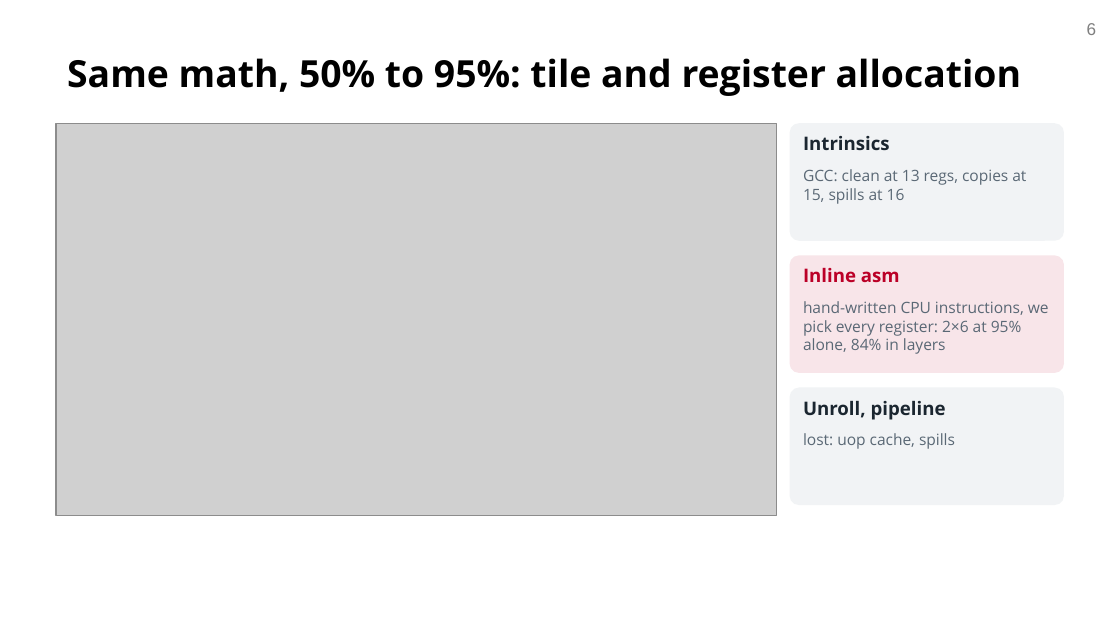
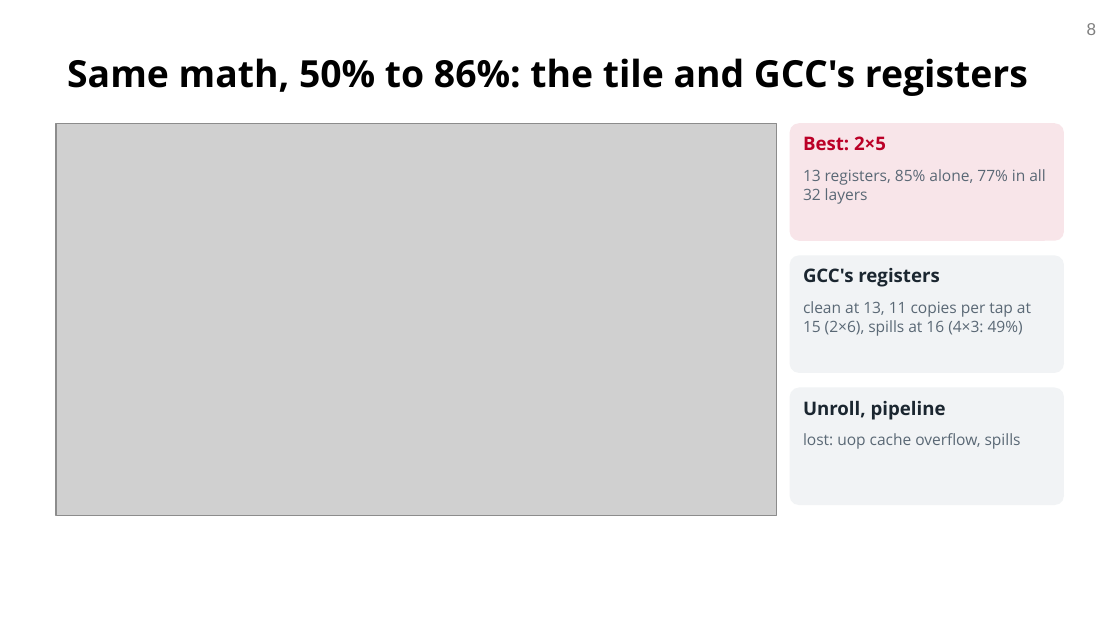
Before and after one commit to OTANK10/fast-yolov8-broadwell, a slide deck: slide 8 of docs/milestone/om/slides/om_mid_presentation_cmu.pptx (slide 6 before the commit). Drawn at 1120x630 pixels with LibreOffice and Linux fonts; fonts in the diff are those of the drawing; grey boxes stand for pictures; background and template pictures are left out. Boxes give left, top, right and bottom in pixels: in the first picture for what was removed or moved away, otherwise in the second. Text is boxed around its words. In the diff, an @@ line names an element or a change of style, - is before the commit and + after.

```diff
--- a/docs/milestone/om/slides/om_mid_presentation_cmu.pptx
+++ b/docs/milestone/om/slides/om_mid_presentation_cmu.pptx
@@ title at [67,58,1028,96]: text changed @@
-Same math, 50% to 95%: tile and register allocation
+Same math, 50% to 86%: the tile and GCC's registers
@@ rounded rectangle at [790,123,1064,241]: fill #F1F3F5 to #F8E5E9 @@
@@ text at [803,136,886,151]: text changed; text colour #1B2630 to #BB0027 @@
-Intrinsics
+Best: 2×5
@@ text at [803,169,1045,204]: text changed @@
-GCC: clean at 13 regs, copies at 15, spills at 16
+13 registers, 85% alone, 77% in all 32 layers
@@ rounded rectangle at [790,255,1064,373]: fill #F8E5E9 to #F1F3F5 @@
@@ text at [803,268,939,287]: text changed; text colour #BB0027 to #1B2630 @@
-Inline asm
+GCC's registers
@@ text at [803,301,1031,336]: text changed @@
-hand-written CPU instructions, we pick every register: 2×6 at 95% alone, 84% in layers
+clean at 13, 11 copies per tap at 15 (2×6), spills at 16 (4×3: 49%)
@@ text at [803,433,1021,449]: text changed @@
-lost: uop cache, spills
+lost: uop cache overflow, spills
```
Also in this commit, not shown: 4 other slides changed, 4 slides added, 2 slides removed, 6 other files.
